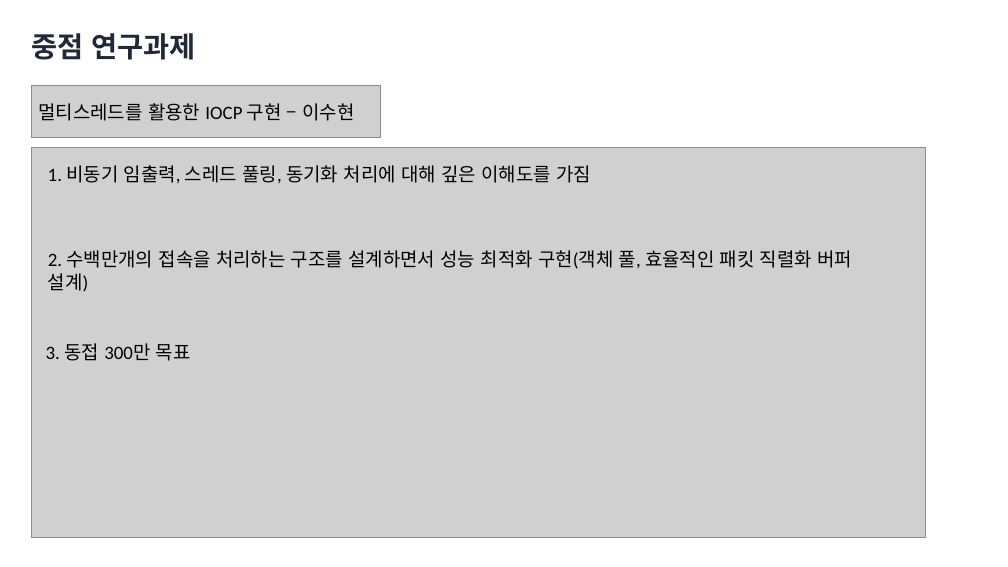
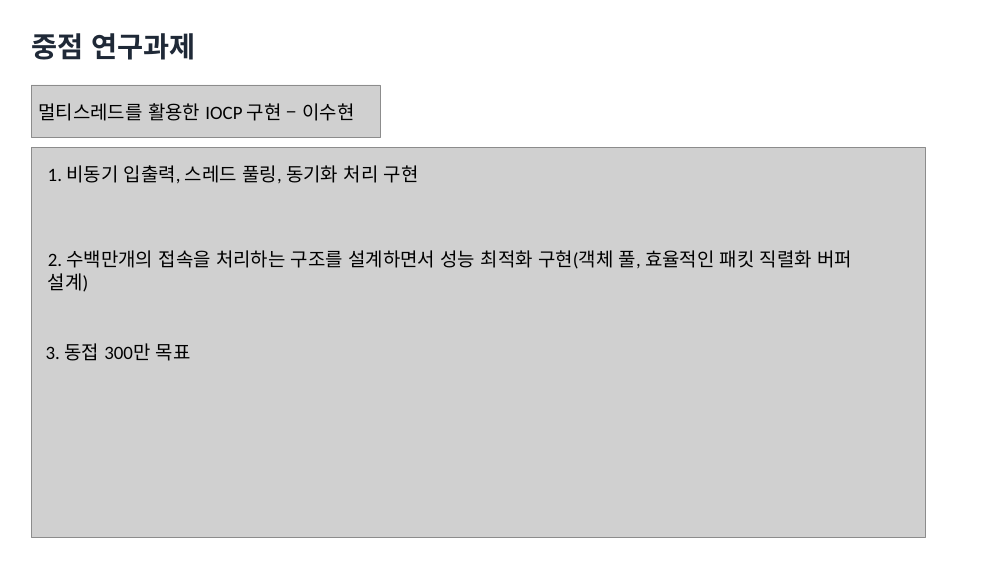
Before and after one commit to yunseo0129/2025_CapstoneGame, a slide deck: slide 11 of Design/종합설계기획.pptx. Drawn at 1008x567 pixels with LibreOffice and Linux fonts; fonts in the diff are those of the drawing; grey boxes stand for pictures; background and template pictures are left out. Boxes give left, top, right and bottom in pixels: in the first picture for what was removed or moved away, otherwise in the second. Text is boxed around its words. In the diff, an @@ line names an element or a change of style, - is before the commit and + after.

```diff
--- a/Design/종합설계기획.pptx
+++ b/Design/종합설계기획.pptx
@@ text at box(48, 165, 419, 183): text changed @@
-1. 비동기 임출력, 스레드 풀링, 동기화 처리에 대해 깊은 이해도를 가짐
+1. 비동기 입출력, 스레드 풀링, 동기화 처리 구현
```
Also in this commit, not shown: 4 other slides changed.
